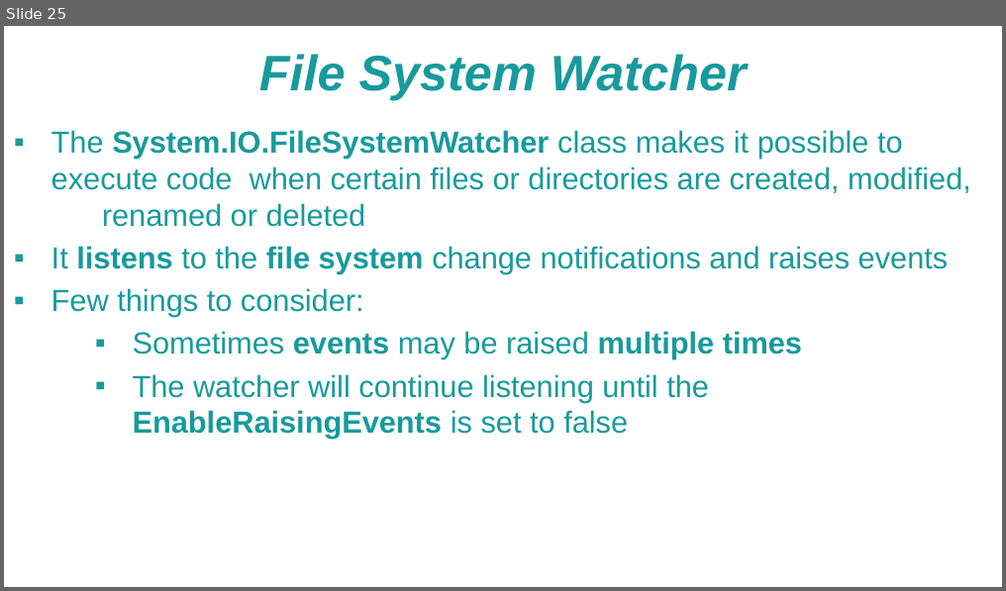
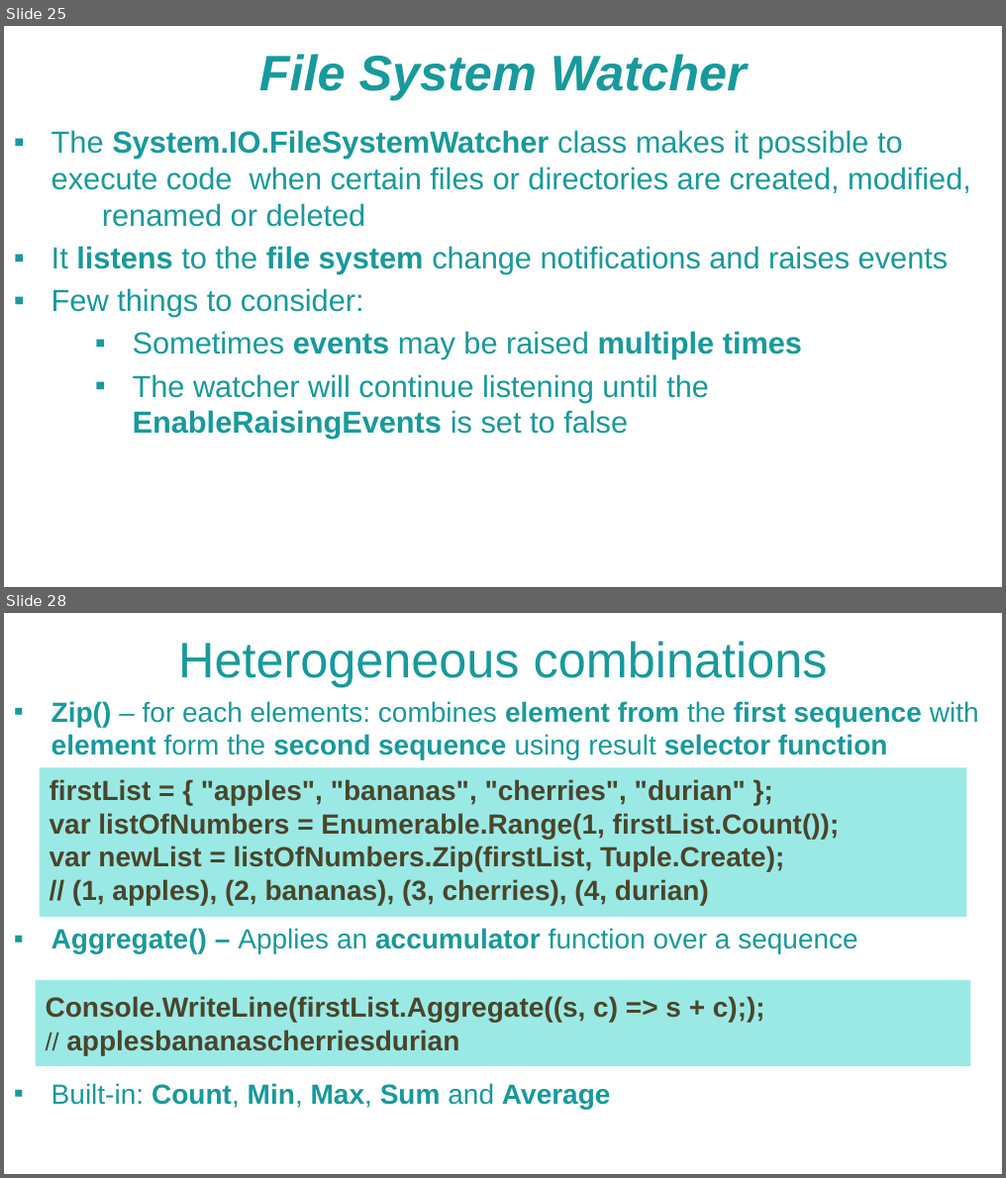
Before and after one commit to NaskoIT/CSharp-In-Depth, a slide deck: C# Tips and Tricks.pptx. Shown one above the other, each under a label of ours: slide 25 before the commit, slides 25 and 28 after it; the slides between them are not shown. The pictures are 1006x591 and 1006x1178 pixels, drawn with LibreOffice and Linux fonts; fonts in the diff are those of the drawing; background and template pictures are left out. Boxes give left, top, right and bottom in pixels: in the first picture for what was removed or moved away, otherwise in the second. Text is boxed around its words. In the diff, an @@ line names an element or a change of style, - is before the commit and + after.

Commit message:
CombineSequences

```diff
--- a/C# Tips and Tricks.pptx
+++ b/C# Tips and Tricks.pptx
@@ slide 28 added at box(4, 613, 1002, 1174), background picture (left out) @@
@@ text added at box(178, 641, 828, 687), 36 pt, text #179A9D @@
+Heterogeneous combinations
@@ text added at box(52, 701, 979, 1109), 20 pt, text #179A9D, bold @@
+▪ Zip() – for each elements: combines element from the first sequence with element form the second sequence using result selector function
+▪ Aggregate() – Applies an accumulator function over a sequence
+▪ Built-in: Count, Min, Max, Sum and Average
@@ rectangle added at box(39, 767, 966, 917), fill #38D4CD at 50% opacity, 20 pt, text #4A452A, bold @@
+firstList = { "apples", "bananas", "cherries", "durian" };
+var listOfNumbers = Enumerable.Range(1, firstList.Count());
+var newList = listOfNumbers.Zip(firstList, Tuple.Create);
+// (1, apples), (2, bananas), (3, cherries), (4, durian)
@@ rectangle added at box(35, 980, 970, 1067), fill #38D4CD at 50% opacity, 20 pt, text #4A452A, bold @@
+Console.WriteLine(firstList.Aggregate((s, c) => s + c););
+// applesbananascherriesdurian
```
Also in this commit, not shown: 2 other slides added, 4 other files.
